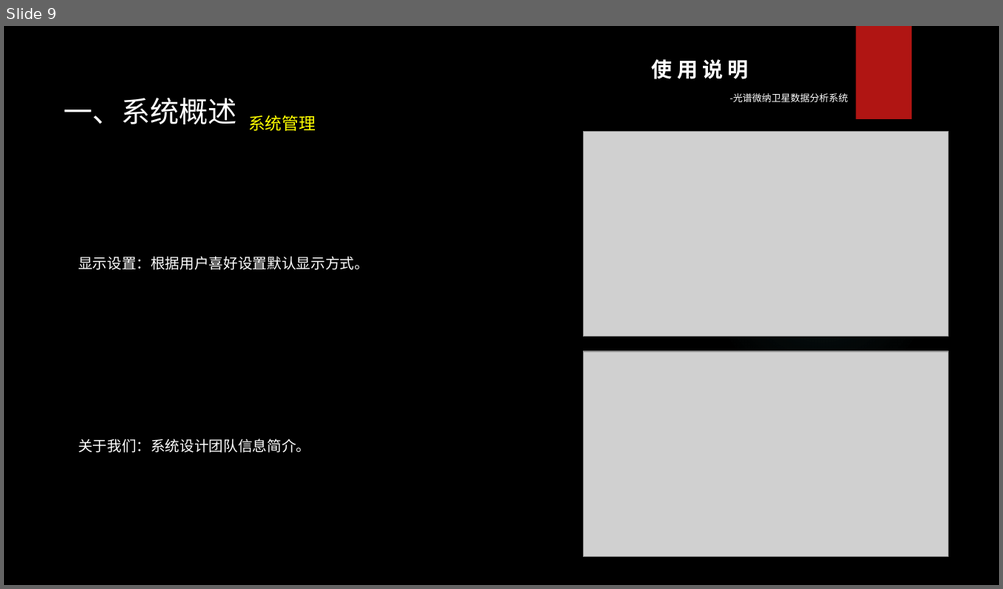
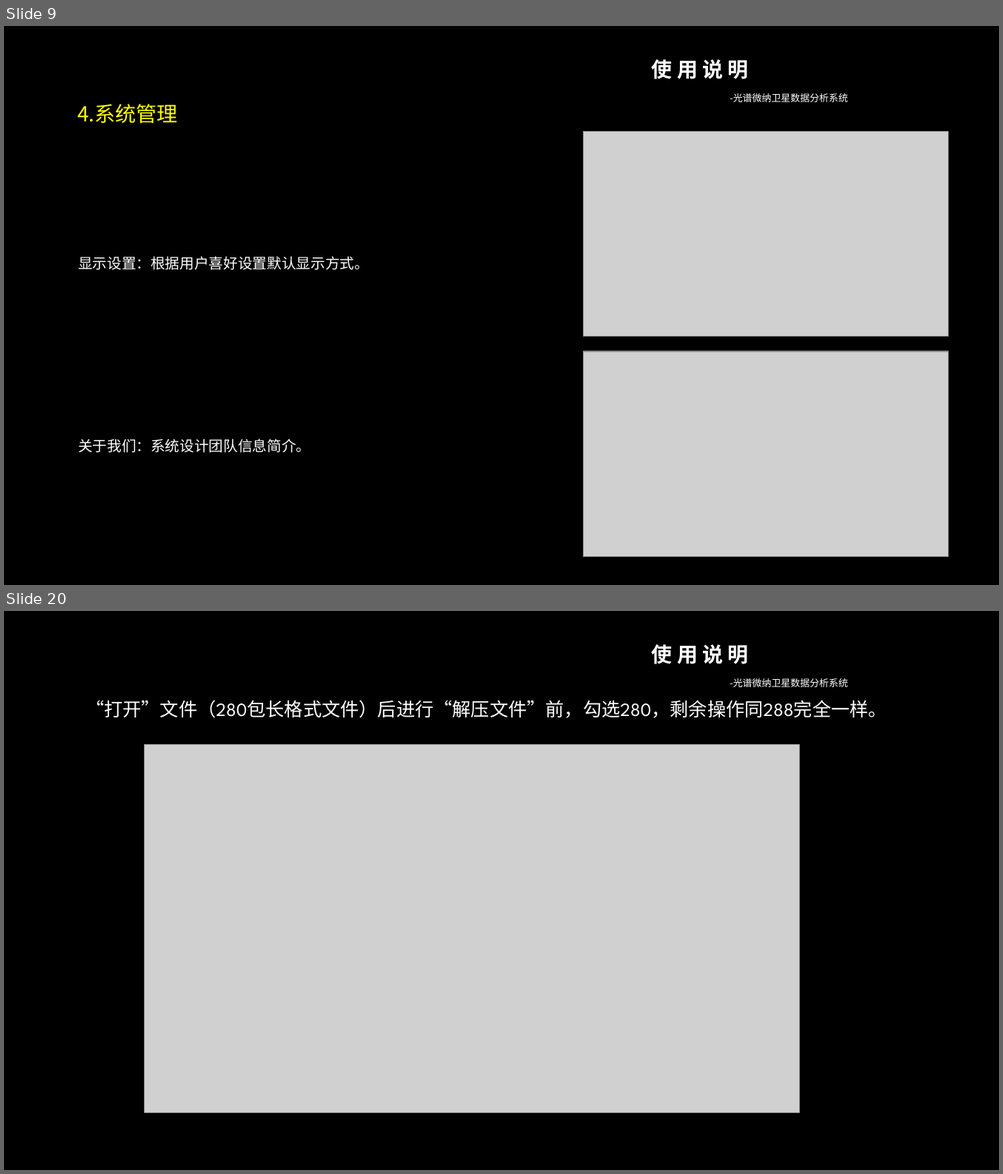
Before and after one commit to Levikov/Spectra, a slide deck: Spectra/image/Spectra使用说明&演示.pptx. Shown one above the other, each under a label of ours: slide 9 before the commit, slides 9 and 20 after it; the slides between them are not shown. The pictures are 1003x589 and 1003x1174 pixels, drawn with LibreOffice and Linux fonts; fonts in the diff are those of the drawing; grey boxes stand for pictures; background and template pictures are left out. Boxes give left, top, right and bottom in pixels: in the first picture for what was removed or moved away, otherwise in the second. Text is boxed around its words. In the diff, an @@ line names an element or a change of style, - is before the commit and + after.

```diff
--- a/Spectra/image/Spectra使用说明&演示.pptx
+++ b/Spectra/image/Spectra使用说明&演示.pptx
@@ slide 20 added at (4, 611, 999, 1170), background picture (left out); not listed: 1 template element that a slide beside it also shows @@
@@ text added at (85, 700, 887, 718), 18 pt, text #FFFFFF @@
+“打开”文件（280包长格式文件）后进行“解压文件”前，勾选280，剩余操作同288完全一样。
@@ picture added at (145, 744, 800, 1113) @@
@@ slide 9 changed as well @@
@@ rectangle removed at (855, 26, 911, 119) @@
@@ text at (77, 104, 178, 124): text changed; size 28 to 20 pt; text colour #FFFFFF to #FFFF00 @@
-一、系统概述 系统管理
+4.系统管理
```
Also in this commit, not shown: 8 other slides changed, 15 other slides added.
